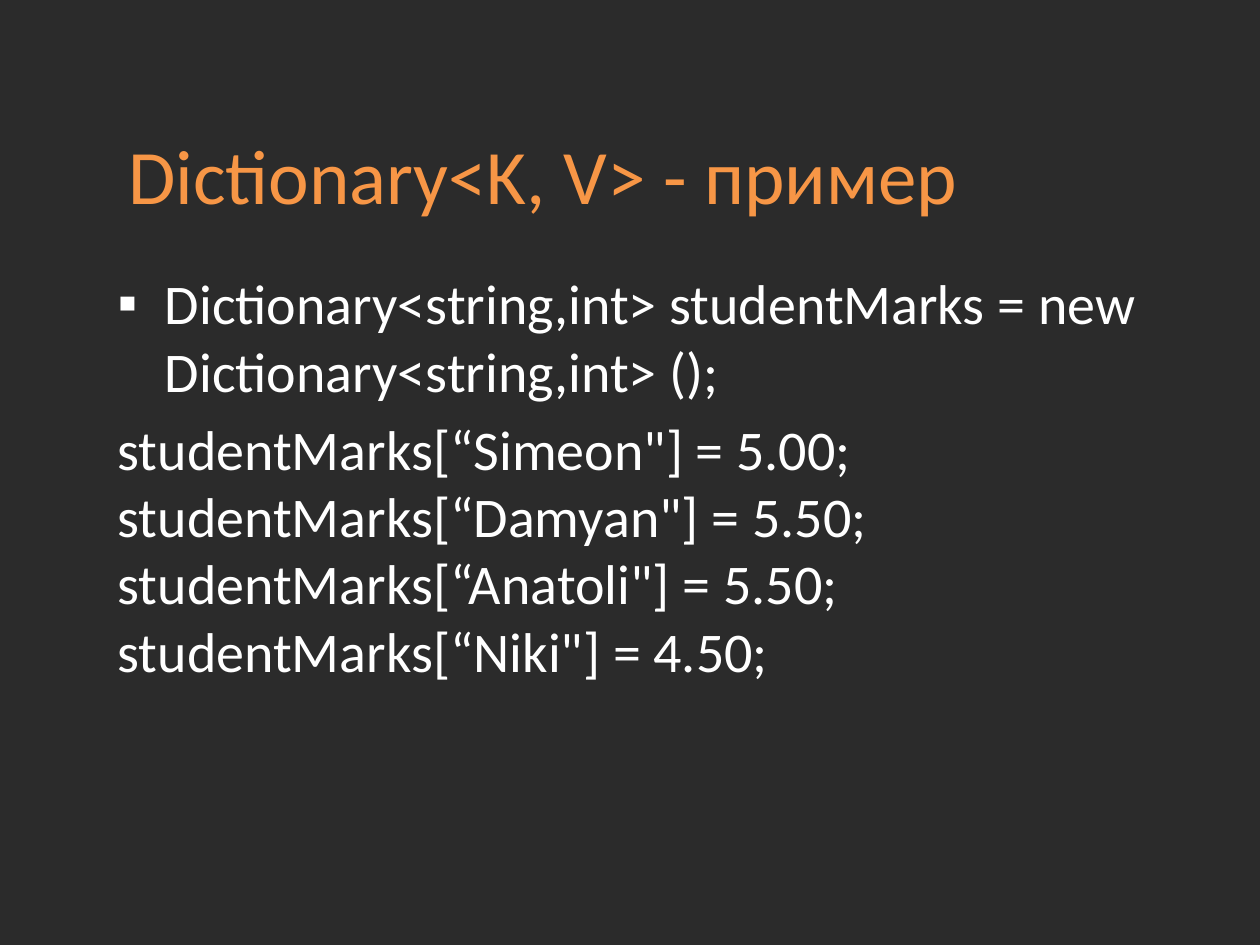
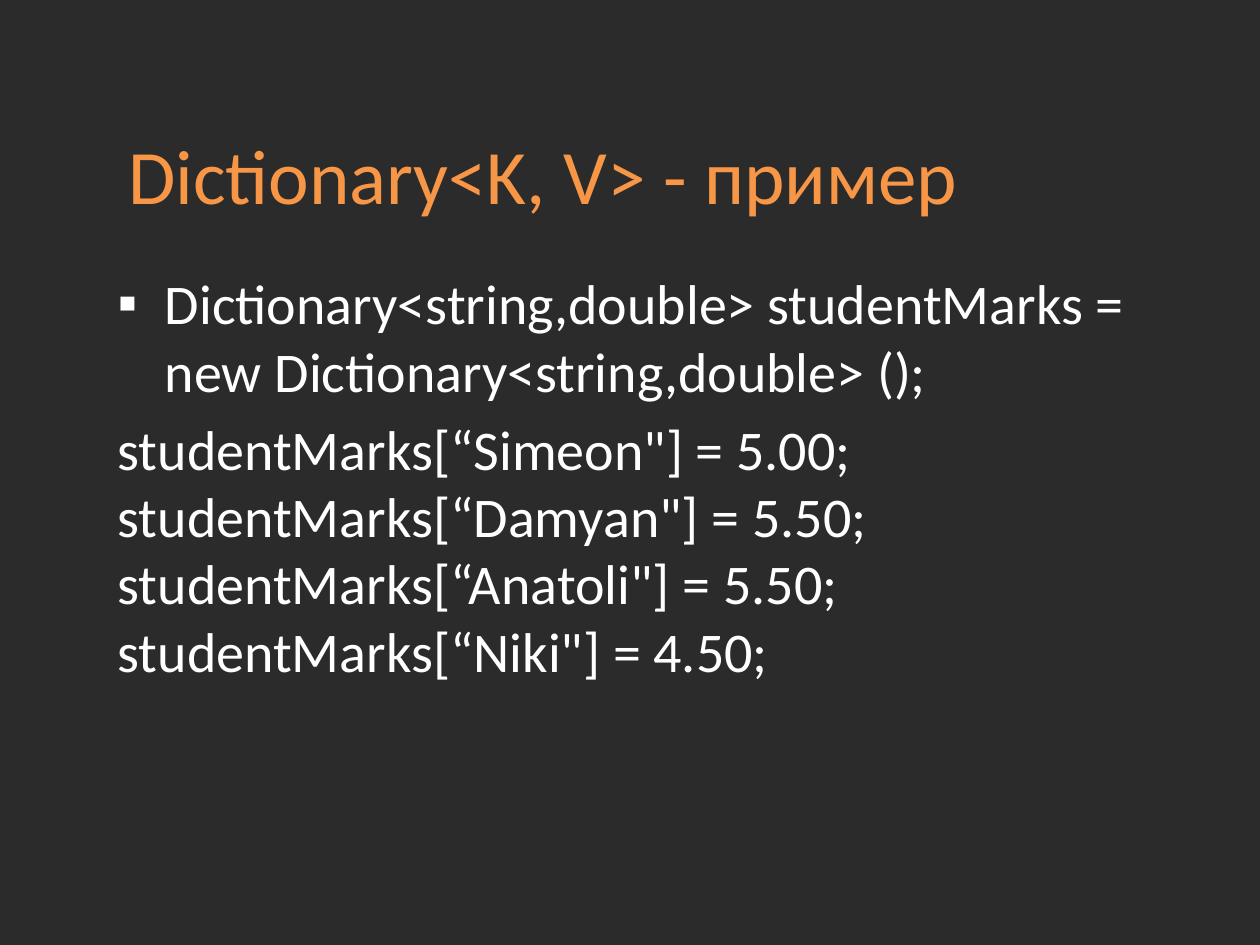
Before and after one commit to Academy-Soft-Intellect/Dot-Net-Course, a slide deck: slide 11 of 11-Data-Structures.pptx. Drawn at 1260x945 pixels with LibreOffice and Linux fonts; fonts in the diff are those of the drawing; background and template pictures are left out; a plain dark background stands for a picture behind light text. Boxes give left, top, right and bottom in pixels: in the first picture for what was removed or moved away, otherwise in the second. Text is boxed around its words. In the diff, an @@ line names an element or a change of style, - is before the commit and + after.

```diff
--- a/11-Data-Structures.pptx
+++ b/11-Data-Structures.pptx
@@ text at (165,285,1083,402): text changed @@
-▪ Dictionary<string,int> studentMarks = new Dictionary<string,int> ();
+▪ Dictionary<string,double> studentMarks = new Dictionary<string,double> ();
```
Also in this commit, not shown: 1 slide added, 15 other files.
